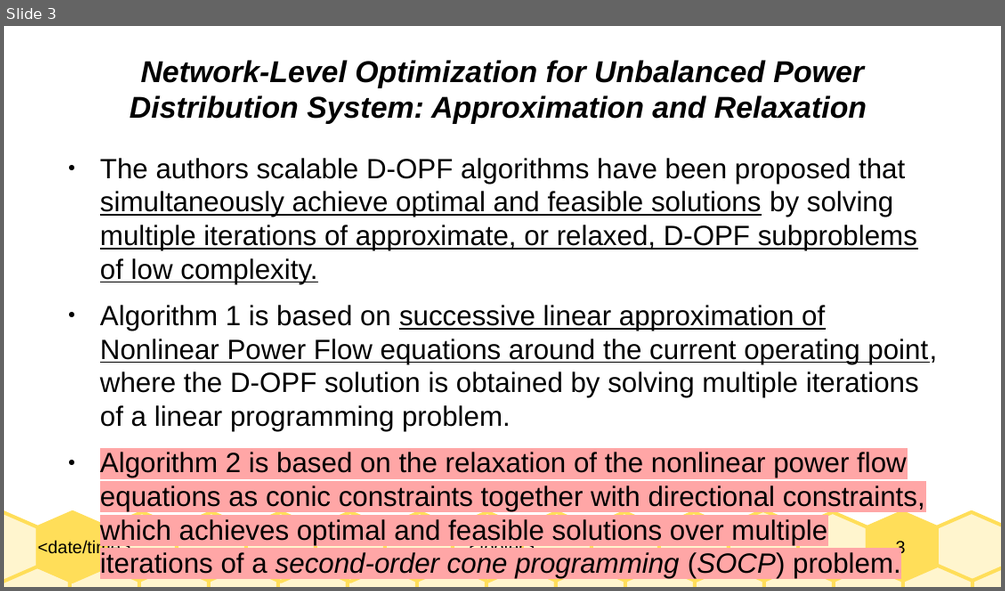
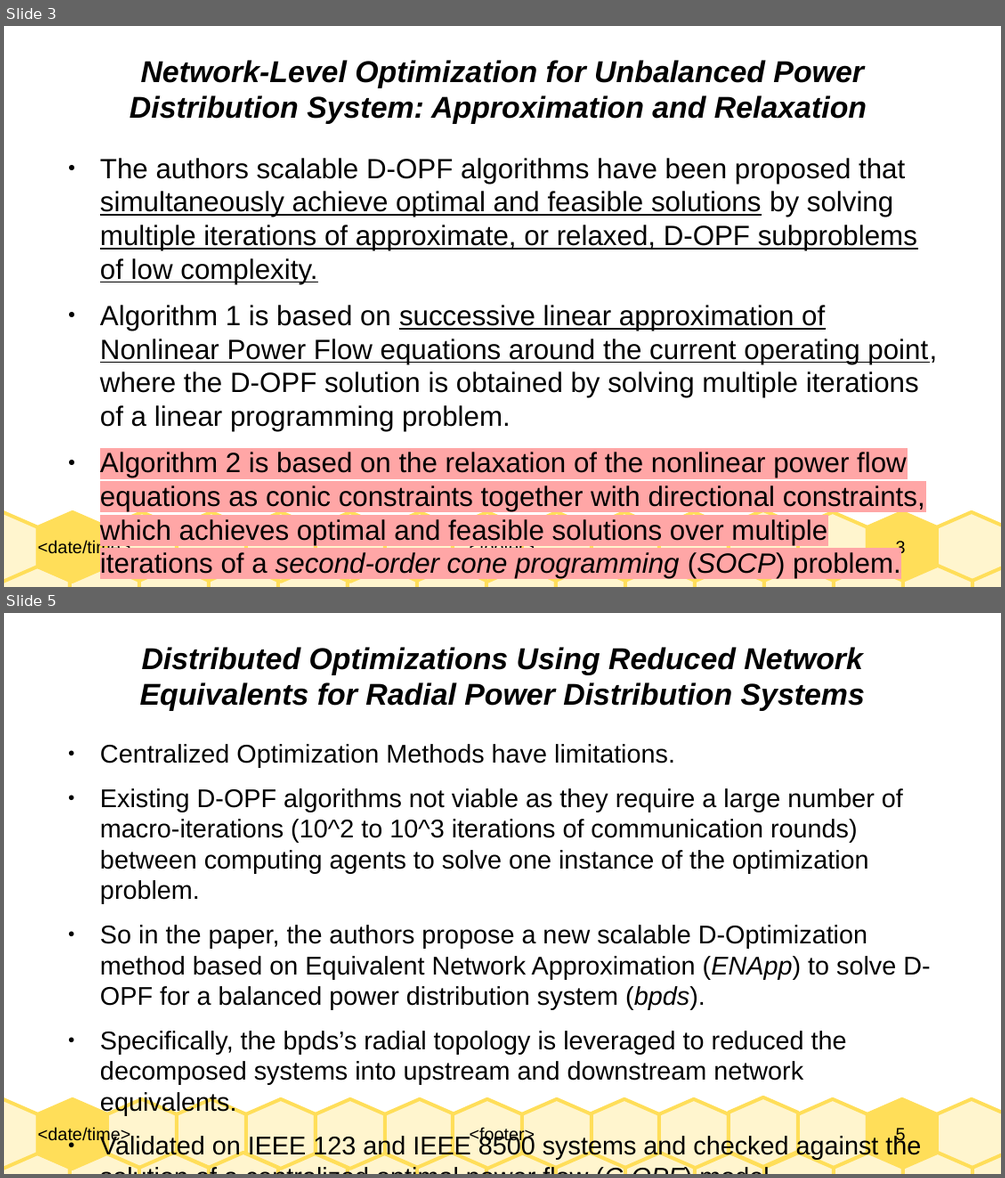
Before and after one commit to Realife-Brahmin/OriginalDocsHub, a slide deck: research_showcase/weeklyPresentation_aryan_ritwajeet_jha.odp. Shown one above the other, each under a label of ours: slide 3 before the commit, slides 3 and 5 after it; the slides between them are not shown. The pictures are 1005x591 and 1005x1178 pixels, drawn with LibreOffice and Linux fonts; fonts in the diff are those of the drawing. Boxes give left, top, right and bottom in pixels: in the first picture for what was removed or moved away, otherwise in the second. Text is boxed around its words. In the diff, an @@ line names an element or a change of style, - is before the commit and + after.

```diff
--- a/research_showcase/weeklyPresentation_aryan_ritwajeet_jha.odp
+++ b/research_showcase/weeklyPresentation_aryan_ritwajeet_jha.odp
@@ slide 5 added at (x1=4, y1=613, x2=1001, y2=1174), background #FFFFFF; not listed: 33 template elements that a slide beside it also shows @@
@@ title added at (x1=140, y1=647, x2=865, y2=711), 24 pt, text #000000, bold, italic @@
+Distributed Optimizations Using Reduced Network Equivalents for Radial Power Distribution Systems
@@ text added at (x1=100, y1=744, x2=930, y2=1159), 20.4 pt, text #000000 @@
+● Centralized Optimization Methods have limitations.
+● Existing D-OPF algorithms not viable as they require a large number of macro-iterations (10^2 to 10^3 iterations of communication rounds) between computing agents to solve one instance of the optimization problem.
+● So in the paper, the authors propose a new scalable D-Optimization method based on Equivalent Network Approximation (ENApp) to solve D-OPF for a balanced power distribution system (bpds).
+● Specifically, the bpds’s radial topology is leveraged to reduced the decomposed systems into upstream and downstream network equivalents.
+● Validated on IEEE 123 and IEEE 8500 systems and checked against the solution of a centralized optimal power flow (C-OPF) model.
```
Also in this commit, not shown: 1 slide changed, 1 other slide added, 1 other file.
